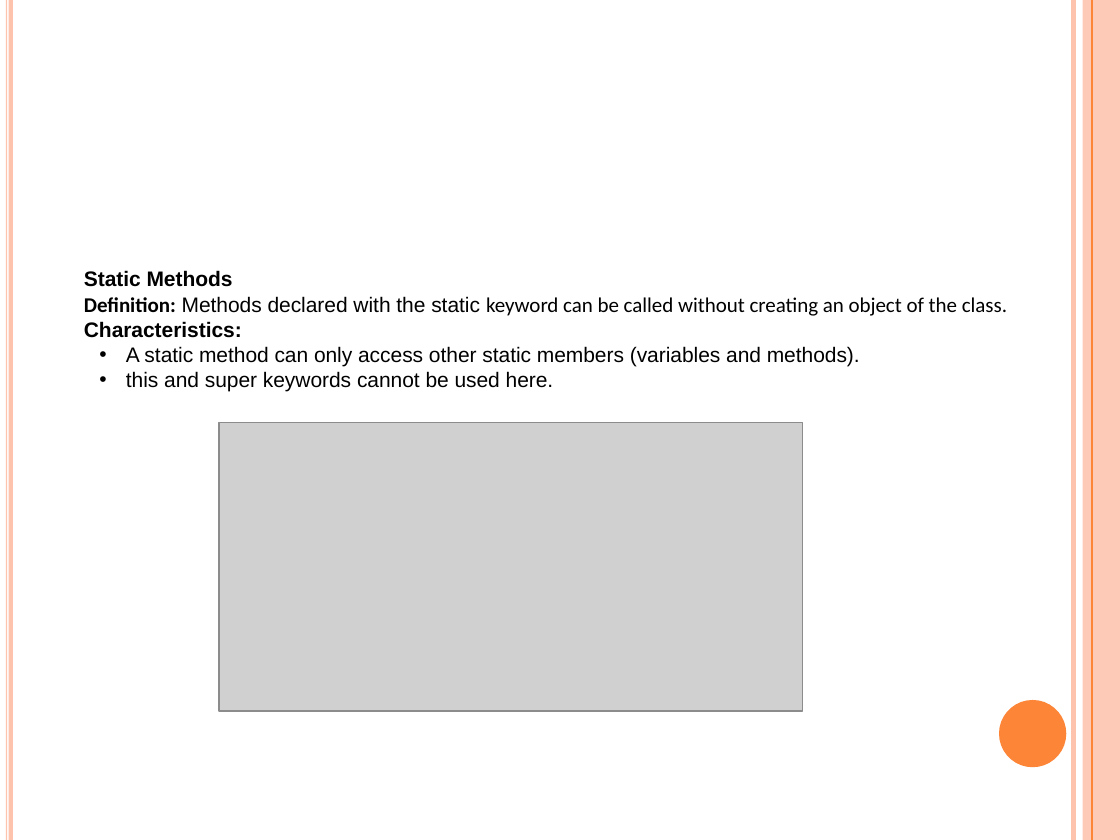
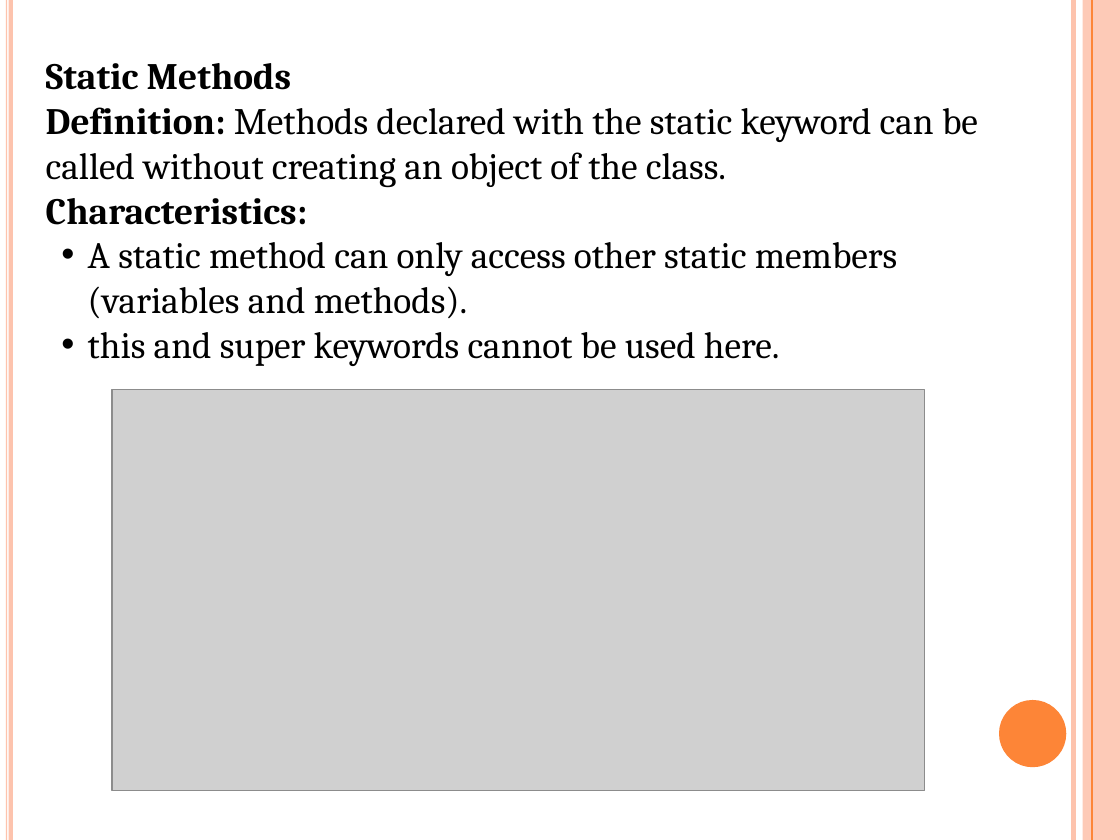
Before and after one commit to ashrafulparan2/UIU-Resources, a slide deck: slide 63 of OOP Theory materials-Spring_26/Mid/Lecture4_OOPPrinciples.pptx. Drawn at 1120x840 pixels with LibreOffice and Linux fonts; fonts in the diff are those of the drawing; grey boxes stand for pictures. Boxes give left, top, right and bottom in pixels: in the first picture for what was removed or moved away, otherwise in the second. Text is boxed around its words. In the diff, an @@ line names an element or a change of style, - is before the commit and + after.

```diff
--- a/OOP Theory materials-Spring_26/Mid/Lecture4_OOPPrinciples.pptx
+++ b/OOP Theory materials-Spring_26/Mid/Lecture4_OOPPrinciples.pptx
@@ text "Static Methods" moved from (x1=84, y1=270, x2=1007, y2=392) to (x1=46, y1=63, x2=978, y2=366) @@
@@ text "Static Methods" at (x1=46, y1=63, x2=978, y2=366): size 13.5 to 24 pt; font Arial to Cambria in "Static Methods", "Methods declared with the static", "Characteristics:", "A static method can only access other ..." and 1 more places; font Calibri to Cambria in "Definition: keyword can be called without creating ..." @@
@@ picture resized from (x1=218, y1=423, x2=802, y2=711) to (x1=112, y1=390, x2=925, y2=791) @@
```
Also in this commit, not shown: 5 other slides changed, 6 slides added, 1 other file.
